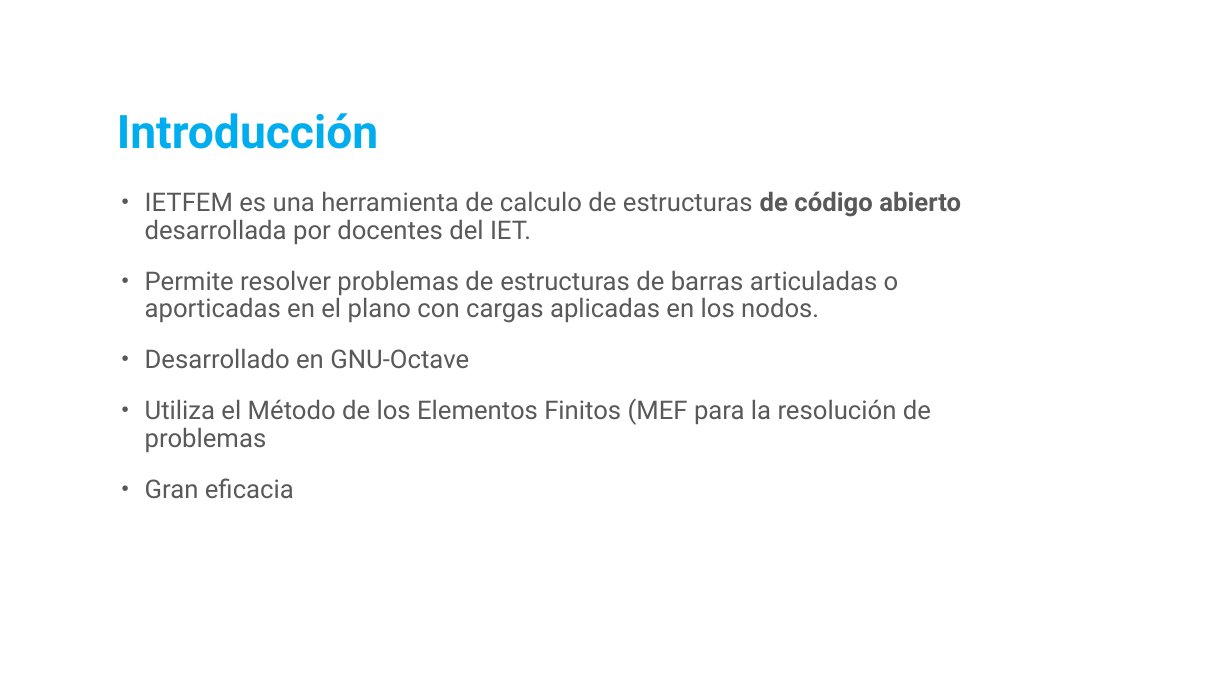
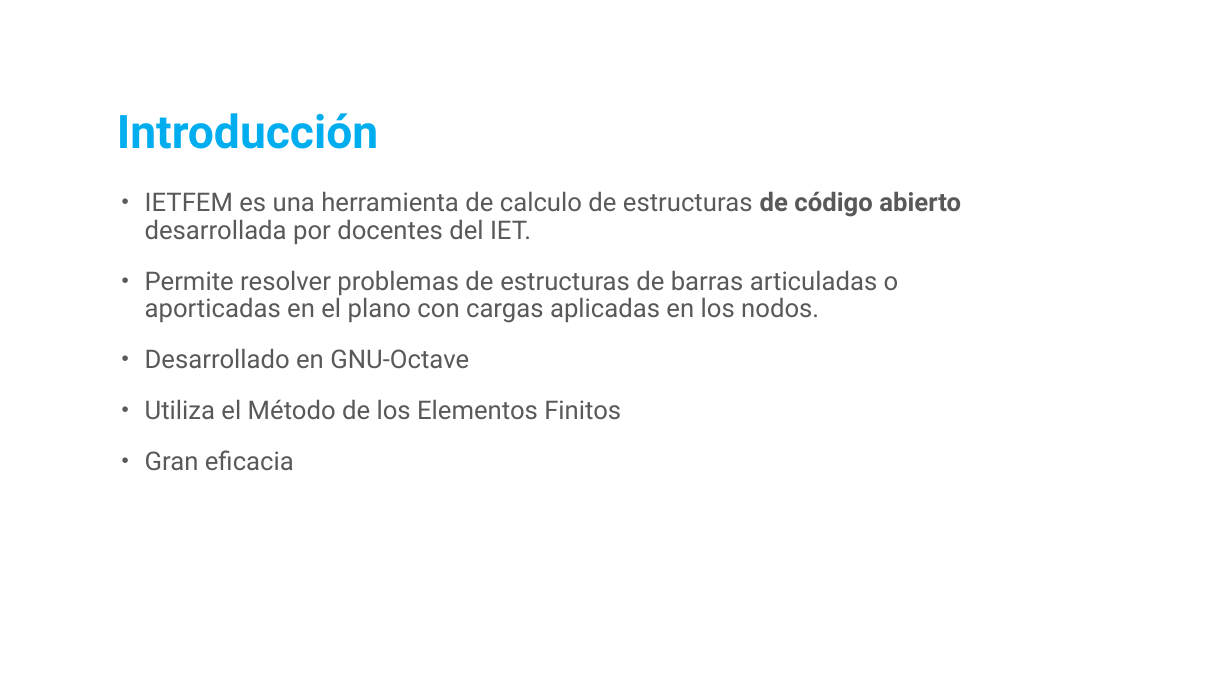
Before and after one commit to oliveraRafa/IETFEM, a slide deck: slide 5 of Tesis/Tesis.pptx. Drawn at 1232x693 pixels with LibreOffice and Linux fonts; fonts in the diff are those of the drawing; background and template pictures are left out. Boxes give left, top, right and bottom in pixels: in the first picture for what was removed or moved away, otherwise in the second. Text is boxed around its words. In the diff, an @@ line names an element or a change of style, - is before the commit and + after.

Commit message:
ppt

```diff
--- a/Tesis/Tesis.pptx
+++ b/Tesis/Tesis.pptx
@@ text at [145, 399, 621, 419]: text changed @@
-• Utiliza el Método de los Elementos Finitos (MEF para la resolución de problemas
+• Utiliza el Método de los Elementos Finitos
```
Also in this commit, not shown: 2 other slides changed.
